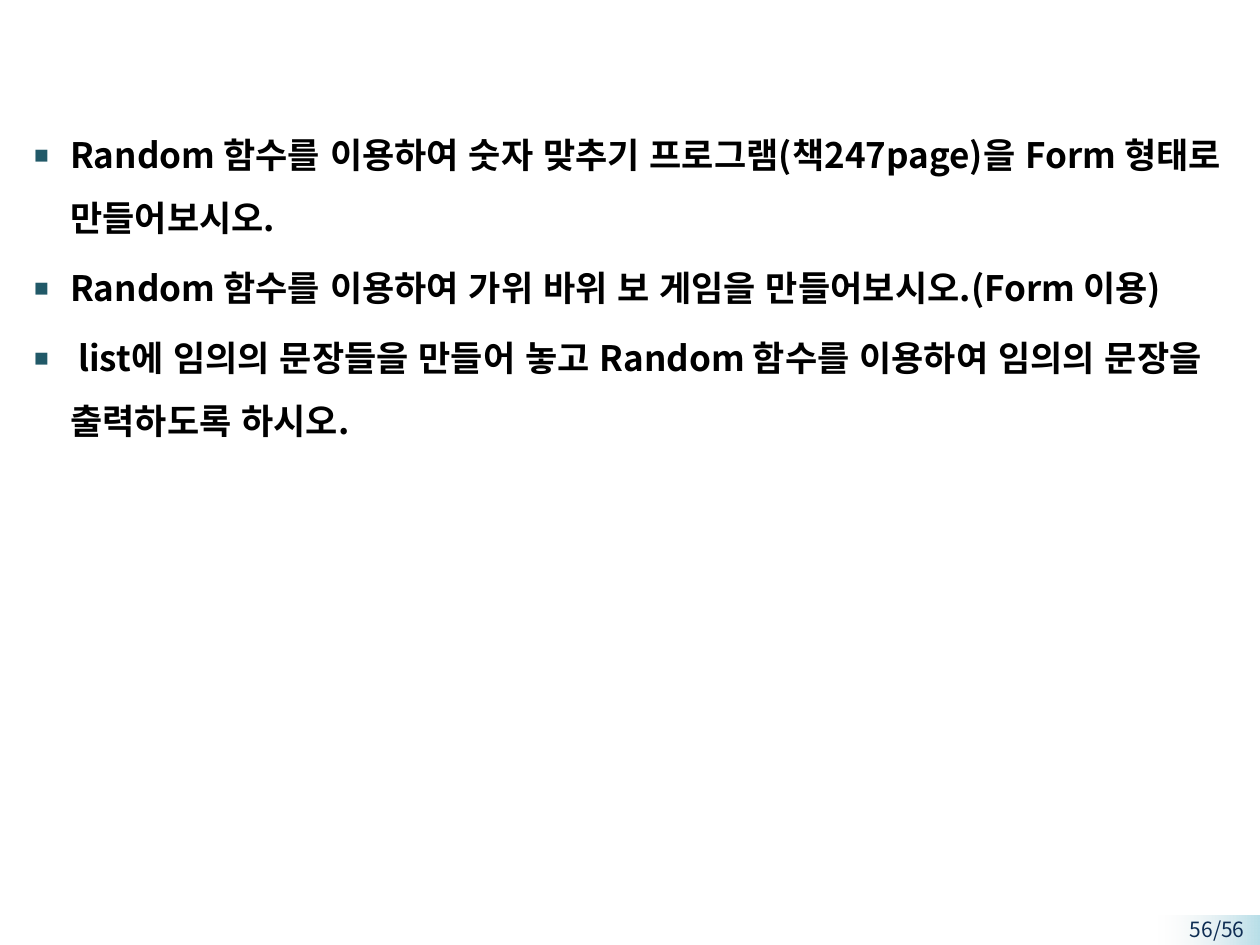
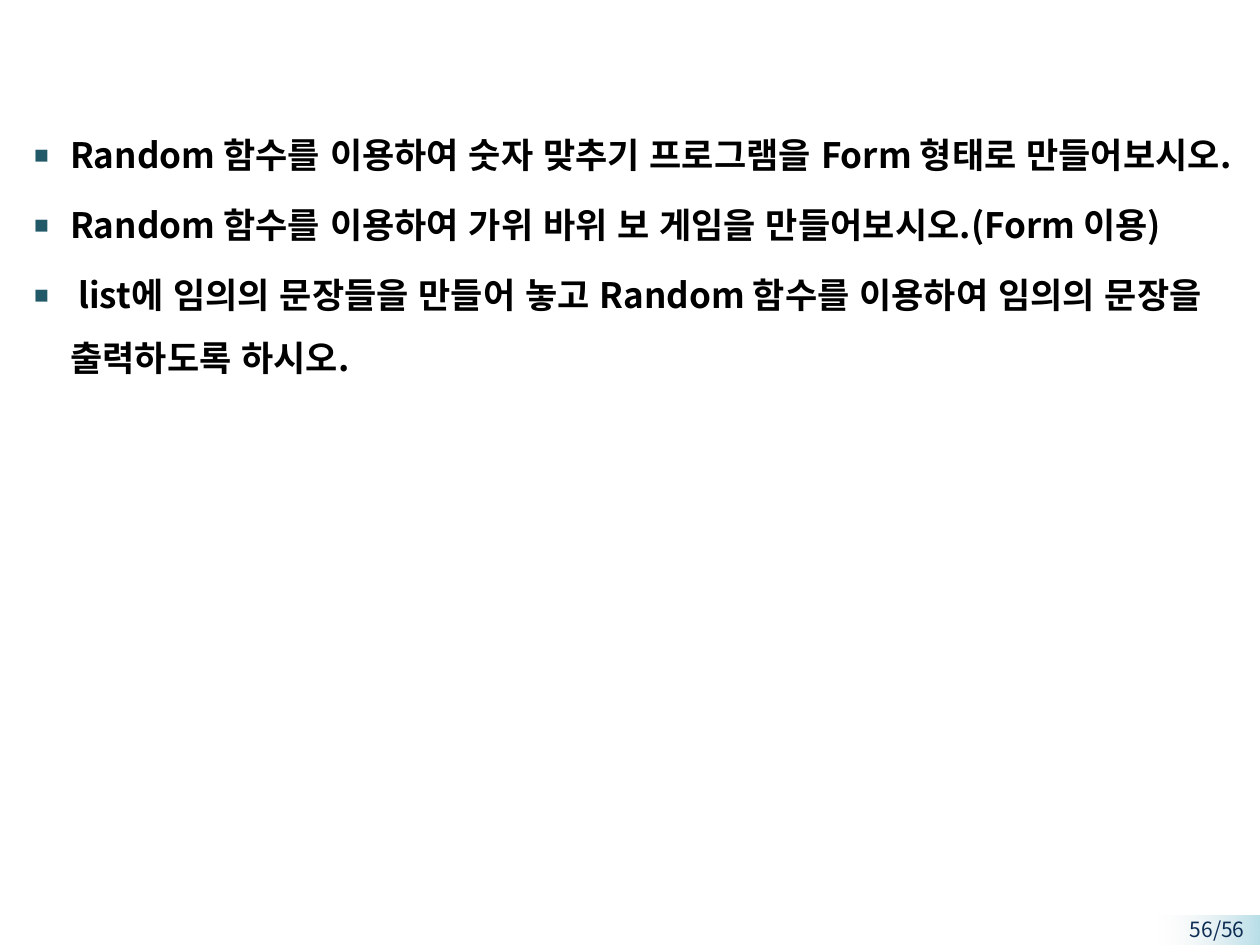
Before and after one commit to DongJoonLeeDJ/20231106_AI12, a slide deck: slide 56 of 씨샵/씨샵피피티/제가 가공한 것/5단원.pptx. Drawn at 1260x945 pixels with LibreOffice and Linux fonts; fonts in the diff are those of the drawing. Boxes give left, top, right and bottom in pixels: in the first picture for what was removed or moved away, otherwise in the second. Text is boxed around its words. In the diff, an @@ line names an element or a change of style, - is before the commit and + after.

```diff
--- a/씨샵/씨샵피피티/제가 가공한 것/5단원.pptx
+++ b/씨샵/씨샵피피티/제가 가공한 것/5단원.pptx
@@ text at box(70, 138, 1231, 171): text changed @@
-■ Random 함수를 이용하여 숫자 맞추기 프로그램(책247page)을 Form 형태로 만들어보시오.
+■ Random 함수를 이용하여 숫자 맞추기 프로그램을 Form 형태로 만들어보시오.
```
